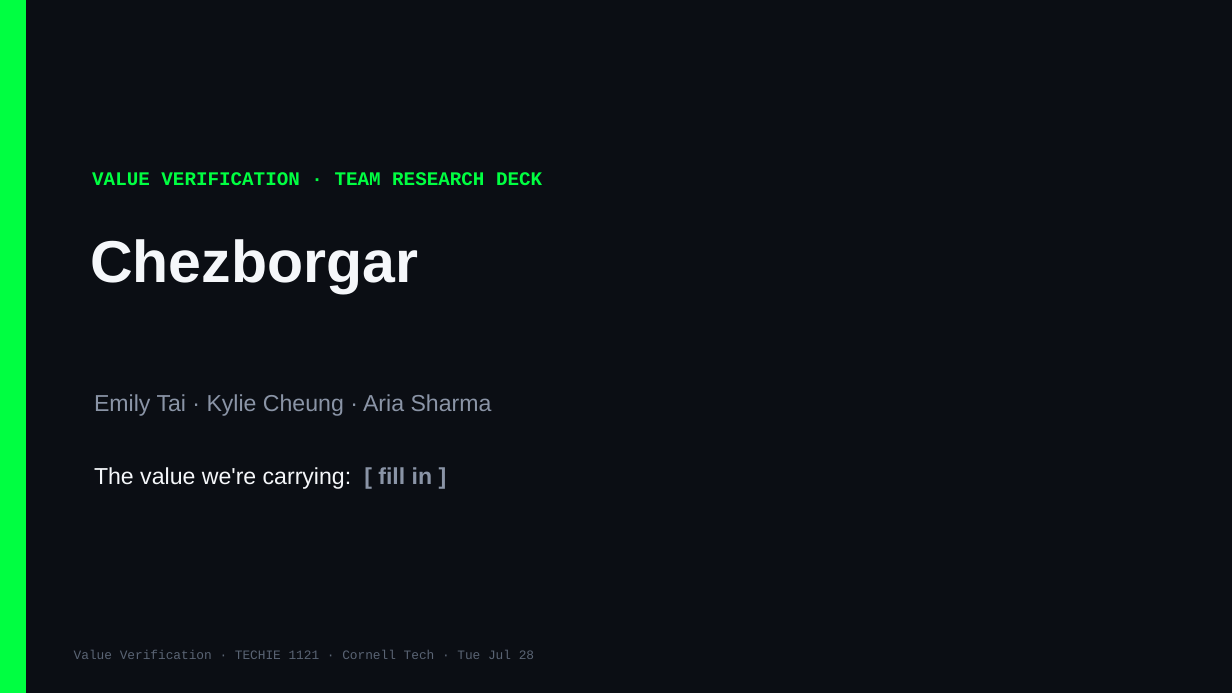
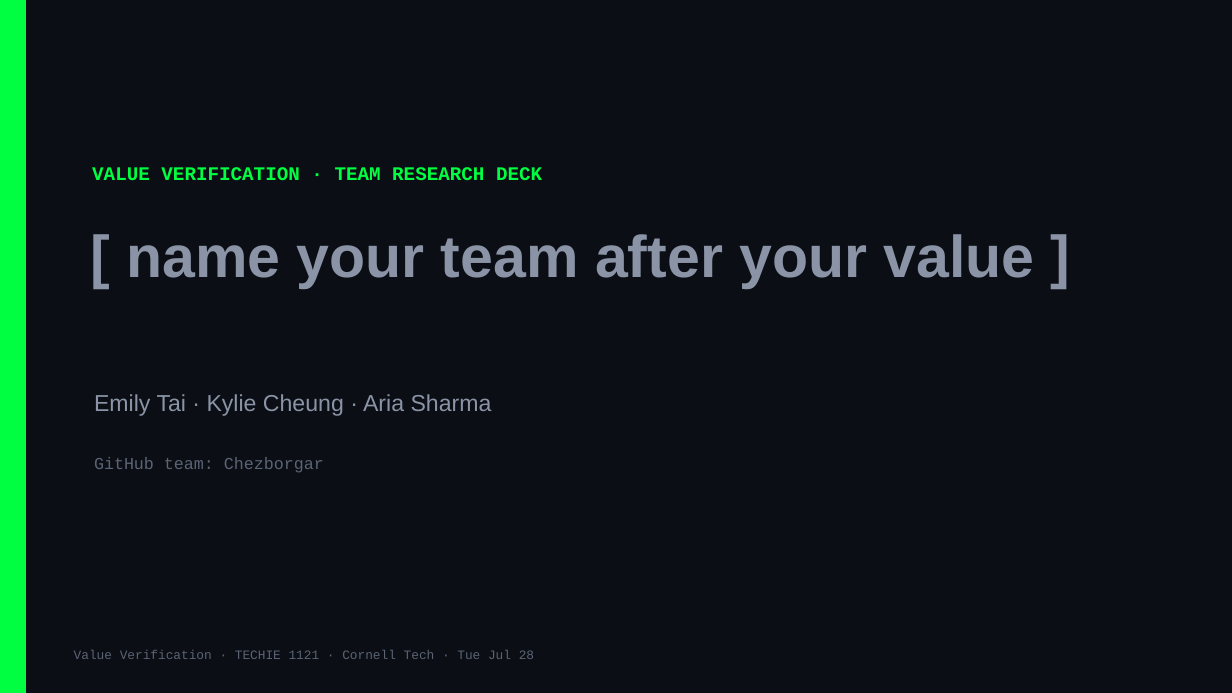
Before and after one commit to Cornell-Tech-Vibe-Coding-Summer-2026/website, a slide deck: slide 1 of slides/team-decks/Week3-Tue-chezborgar.pptx. Drawn at 1232x693 pixels with LibreOffice and Linux fonts; fonts in the diff are those of the drawing. Boxes give left, top, right and bottom in pixels: in the first picture for what was removed or moved away, otherwise in the second. Text is boxed around its words. In the diff, an @@ line names an element or a change of style, - is before the commit and + after.

```diff
--- a/slides/team-decks/Week3-Tue-chezborgar.pptx
+++ b/slides/team-decks/Week3-Tue-chezborgar.pptx
@@ text "VALUE VERIFICATION · TEAM RESEARCH ...": place and size @@
-text "VALUE VERIFICATION · TEAM RESEARCH ..." at [92, 172, 542, 185]
+text "VALUE VERIFICATION · TEAM RESEARCH ..." at [92, 167, 542, 180]
@@ text at [126, 234, 1035, 288]: text changed; text colour #F5F7FA to #8A94A6 @@
-Chezborgar
+[ name your team after your value ]
@@ text at [94, 457, 324, 472]: text changed; size 18 to 13 pt; font Arial to Courier New; text colour #F5F7FA to #5A6474 @@
-The value we're carrying: [ fill in ]
+GitHub team: Chezborgar
```
Also in this commit, not shown: 7 other files.
